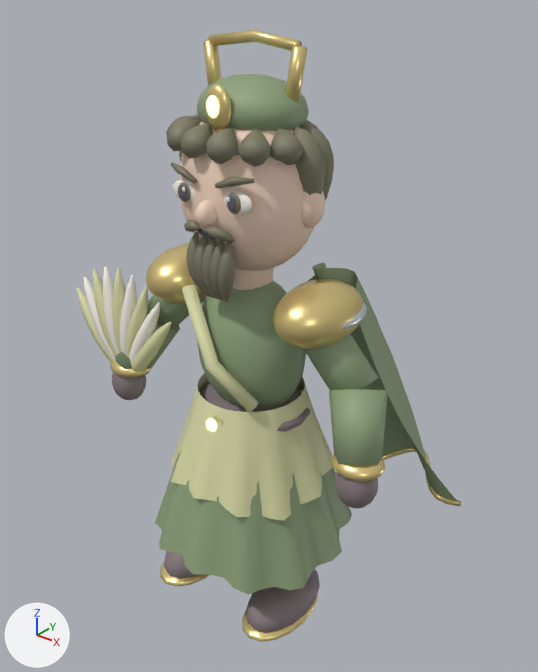
What one commit did to the glTF model samkok/web/models/59-e1.glb.
Camera for both pictures: a camera (50 mm lens) standing at (2.28, -2.7, 3.4) and looking at (-0.06, 0.22, 1.59). Every picture has the same lights, and +X, +Y and +Z are marked at lower left. The older version comes first.

Objects in the first picture: '59_T1_Jade Minister_Mesh'.
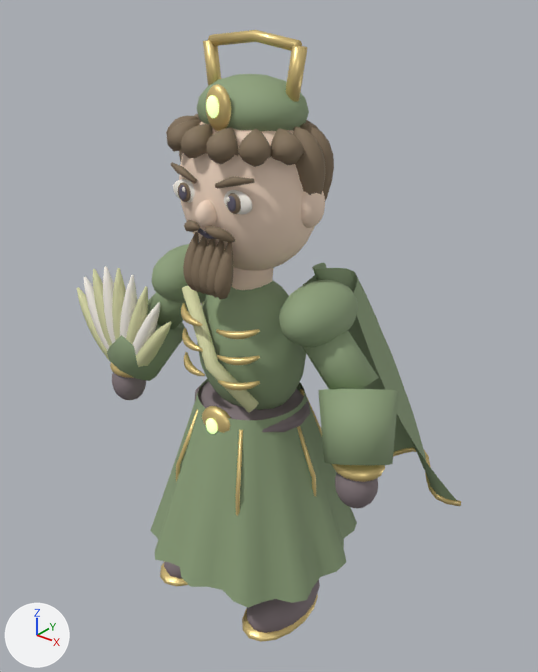
Edits to the bpy script that builds the scene:
```text
Add mat_hair_3a2a1a:
    mat_hair_3a2a1a = principled_material('Hair 3a2a1a')
    mat_hair_3a2a1a.base_color = (0.227, 0.165, 0.102)  # brown #83715a
    mat_hair_3a2a1a.roughness = 0.72
Change me_59_t1_jade_minister_mesh:
    remove me_59_t1_jade_minister_mesh.from_pydata(...)  # 9462 vertices, 17304 faces; spans x -1.2..0.94, y -0.58..0.96, z 0.02..3.18
    add me_59_t1_jade_minister_mesh.from_pydata(...)  # 9194 vertices, 16904 faces; spans x -1.2..0.94, y -0.61..0.96, z 0.02..3.18
    me_59_t1_jade_minister_mesh part 1: the loose piece of 54 vertices spanning x -0.04..0.04, y -0.32..-0.23, z 1.98..2.3 is copied, and the copy is multiplied about its middle by the matrix ((-0.084, 0.248, 0.64), (0.0, 0.546, -0.216), (-0.514, 0.063, -0.091)), then moved by (-0.16, -0.01, -0.28), in mat_antique_gold (yellow #e6cc88); it spans x -0.26..-0.05, y -0.32..-0.23, z 1.83..1.89
    me_59_t1_jade_minister_mesh part 2: the loose piece of 54 vertices spanning x -0.04..0.04, y -0.32..-0.23, z 1.98..2.3 is copied, and the copy is multiplied about its middle by the matrix ((-0.084, 0.248, 0.64), (0.0, 0.546, -0.216), (-0.514, 0.063, -0.091)), then moved by (-0.16, -0.01, -0.42), in mat_antique_gold (yellow #e6cc88); it spans x -0.26..-0.05, y -0.32..-0.23, z 1.69..1.75
    me_59_t1_jade_minister_mesh part 3: the loose piece of 54 vertices spanning x -0.04..0.04, y -0.32..-0.23, z 1.98..2.3 is copied, and the copy is multiplied about its middle by the matrix ((-0.084, -0.248, -0.64), (0.0, 0.546, -0.216), (0.514, 0.063, -0.091)), then moved by (0.16, -0.01, -0.28), in mat_antique_gold (yellow #e6cc88); it spans x 0.05..0.26, y -0.32..-0.23, z 1.83..1.89
    me_59_t1_jade_minister_mesh part 4: the loose piece of 54 vertices spanning x -0.04..0.04, y -0.32..-0.23, z 1.98..2.3 is copied, and the copy is multiplied about its middle by the matrix ((-0.084, -0.248, -0.64), (0.0, 0.546, -0.216), (0.514, 0.063, -0.091)), then moved by (0.16, -0.01, -0.42), in mat_antique_gold (yellow #e6cc88); it spans x 0.05..0.26, y -0.32..-0.23, z 1.69..1.75
    me_59_t1_jade_minister_mesh part 5: the loose piece of 54 vertices spanning x -0.04..0.04, y -0.32..-0.23, z 1.98..2.3 is copied, and the copy is multiplied about its middle by the matrix ((-0.084, -0.248, -0.64), (0.0, 0.546, -0.216), (0.514, 0.063, -0.091)), then moved by (0.16, -0.01, -0.56), in mat_antique_gold (yellow #e6cc88); it spans x 0.05..0.26, y -0.32..-0.23, z 1.55..1.61
    me_59_t1_jade_minister_mesh part 6: the loose piece of 20 vertices spanning x 0.55..0.89, y -0.25..0.11, z 1.26..1.68 is rebuilt with 20 vertices and now spans x 0.5..0.94, y -0.3..0.15, z 1.24..1.71
    me_59_t1_jade_minister_mesh part 7: a new loose piece of 54 vertices spanning x -0.26..-0.05, y -0.32..-0.23, z 1.55..1.61, in mat_antique_gold (yellow #e6cc88)
    me_59_t1_jade_minister_mesh part 8: a new loose piece of 20 vertices spanning x -0.94..-0.5, y -0.3..0.15, z 1.24..1.71, in mat_silk_455c33 (greyish green #8ea27c)
    me_59_t1_jade_minister_mesh part 9: the loose piece of 176 vertices spanning x 0.29..0.63, y -0.2..0.26, z 1.88..1.99 is deleted
    me_59_t1_jade_minister_mesh part 10: 793 vertices moved from x -0.86..0.62, y -0.58..0.58, z 0.44..2.27 to x -0.86..0.61, y -0.61..0.61, z 0.38..2.25; 260 vertices removed from x -0.89..0.48, y -0.48..0.48, z 0.83..1.68
    me_59_t1_jade_minister_mesh part 11: 640 faces spanning x -0.59..0.59, y -0.24..0.24, z 1.79..2.09 switch from mat_antique_gold (yellow #edd691) to mat_silk_455c33 (greyish green #8ea27c)
    me_59_t1_jade_minister_mesh part 12: 2888 faces spanning x -0.43..0.43, y -0.35..0.33, z 2.01..2.8 switch from mat_hair_363322 (yellow #7f7c66) to mat_hair_3a2a1a (brown #83715a)
    other edits to the shape of me_59_t1_jade_minister_mesh do not show in these pictures
    remove me_59_t1_jade_minister_mesh.materials.append(mat_steel)  # white #dfe7ee
```

Boxes (x1, y1, x2, y2) around the edits, measured in the pictures (538 x 672 px; the box of a moved part takes in the faces that stretch with it):
part 1 of me_59_t1_jade_minister_mesh, added: after (181, 303, 203, 326)
part 2 of me_59_t1_jade_minister_mesh, added: after (182, 328, 203, 352)
part 3 of me_59_t1_jade_minister_mesh, added: after (216, 329, 260, 339)
part 4 of me_59_t1_jade_minister_mesh, added: after (217, 355, 260, 365)
part 5 of me_59_t1_jade_minister_mesh, added: after (218, 380, 260, 391)
part 6 of me_59_t1_jade_minister_mesh, rebuilt (37% wider): before (329, 389, 388, 465); after (318, 389, 399, 465)
part 7 of me_59_t1_jade_minister_mesh, added: after (184, 352, 205, 376)
part 8 of me_59_t1_jade_minister_mesh, added: after (107, 299, 185, 381)
part 9 of me_59_t1_jade_minister_mesh, deleted (mostly hidden): before (342, 302, 367, 330)
part 10 of me_59_t1_jade_minister_mesh, moved or reshaped: before (108, 232, 352, 595); after (108, 232, 357, 608)
part 11 of me_59_t1_jade_minister_mesh, recoloured: (151, 244, 358, 347) in both
part 12 of me_59_t1_jade_minister_mesh, edited (looks the same): (166, 114, 334, 290) in both
